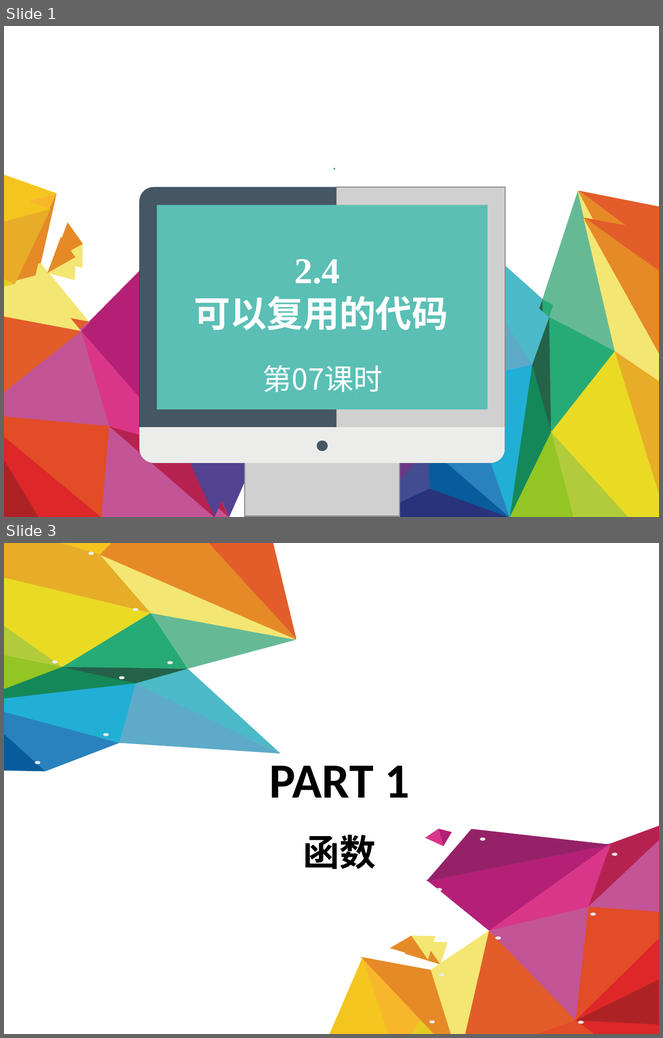
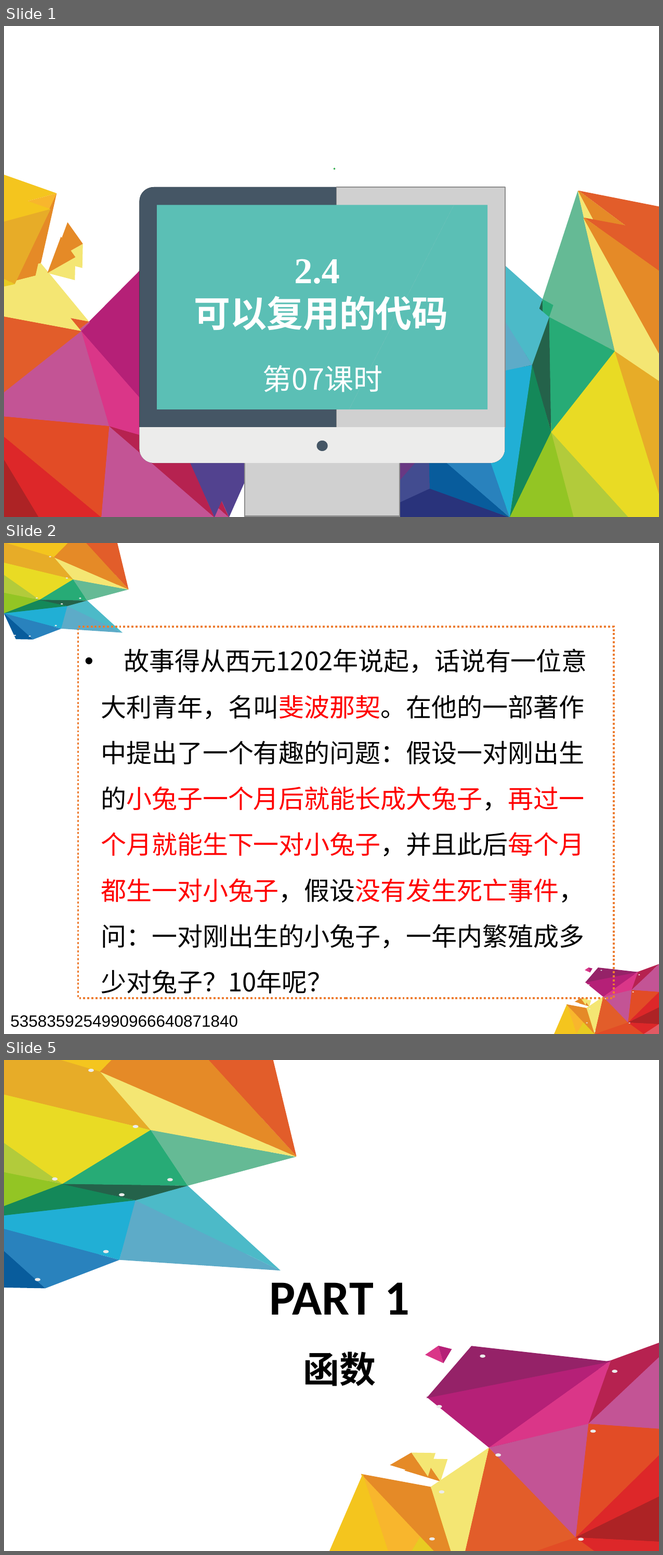
Before and after one commit to hongm32/2020design, a slide deck: 【第07-08课】可以复用的代码/【第07课】2.4可以复用的代码.pptx. Shown one above the other, each under a label of ours: slides 1 and 3 before the commit, slides 1, 2 and 5 after it; the slides between them are not shown. The pictures are 663x1038 and 663x1555 pixels, drawn with LibreOffice and Linux fonts; fonts in the diff are those of the drawing; grey boxes stand for pictures; background and template pictures are left out. Boxes give left, top, right and bottom in pixels: in the first picture for what was removed or moved away, otherwise in the second. Text is boxed around its words. In the diff, an @@ line names an element or a change of style, - is before the commit and + after.

```diff
--- a/【第07-08课】可以复用的代码/【第07课】2.4可以复用的代码.pptx
+++ b/【第07-08课】可以复用的代码/【第07课】2.4可以复用的代码.pptx
@@ slide 2 added at <box>4,543,659,1034</box>, background #FFFFFF @@
@@ group added at <box>4,543,129,640</box>: 34 freeform shapes, 8 ellipses @@
@@ rectangle added at <box>78,627,614,999</box>, outline #ED7D31 2.25 pt dashed, 28 pt, text #000000 @@
+• 故事得从西元1202年说起，话说有一位意大利青年，名叫斐波那契。在他的一部著作中提出了一个有趣的问题：假设一对刚出生的小兔子一个月后就能长成大兔子，再过一个月就能生下一对小兔子，并且此后每个月都生一对小兔子，假设没有发生死亡事件，问：一对刚出生的小兔子，一年内繁殖成多少对兔子？10年呢？
@@ group added at <box>554,964,659,1034</box>: 42 freeform shapes, 9 ellipses @@
@@ text added at <box>10,1016,238,1028</box>, 18 pt, text #000000 @@
+5358359254990966640871840
@@ what was slide 3 is now slide 5 @@
```
Also in this commit, not shown: 1 slide changed, 1 other slide added, 2 other files.
